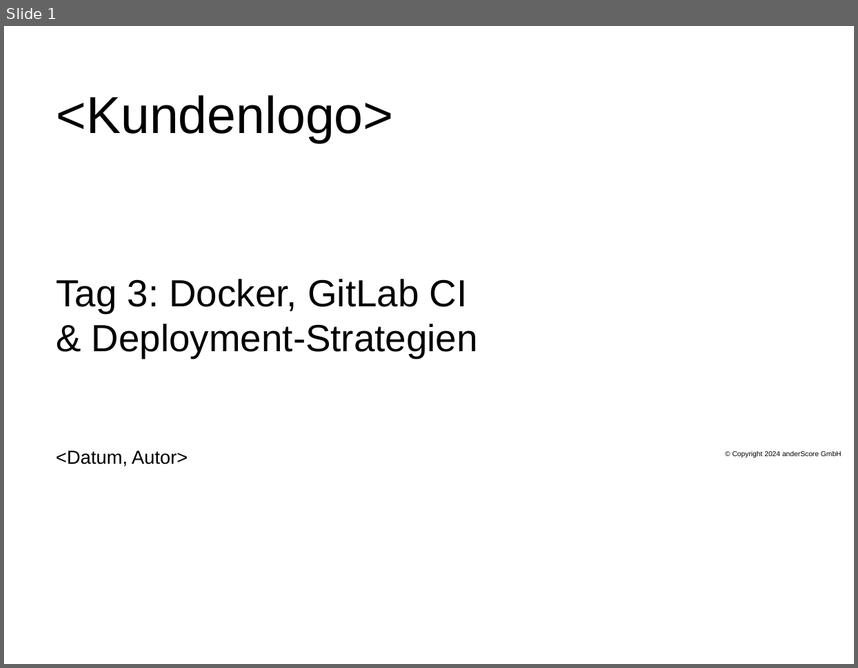
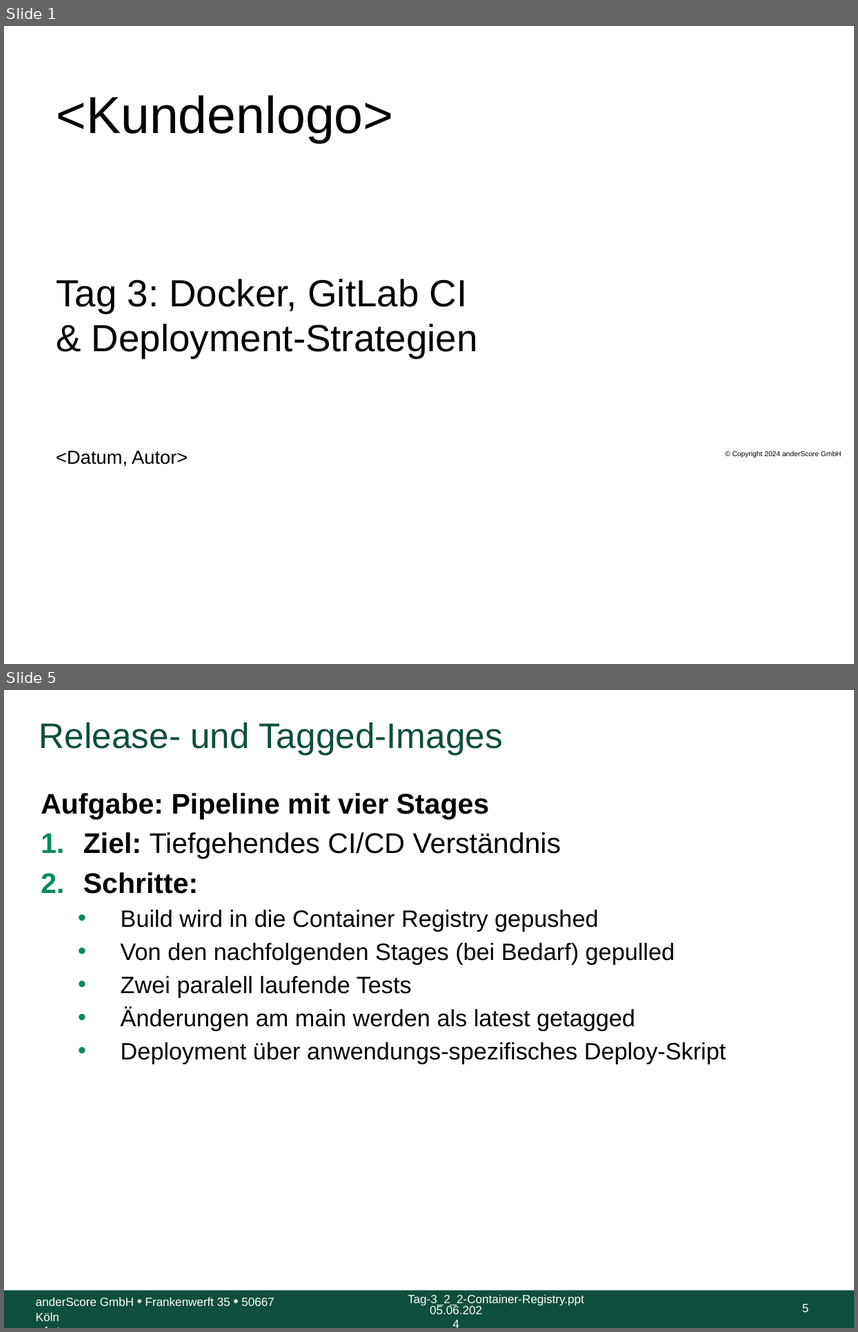
Before and after one commit to anderscore-gmbh/gitlab, a slide deck: slides/Tag-3_5-Abschluss.pptx. Shown one above the other, each under a label of ours: slide 1 before the commit, slides 1 and 5 after it; the slides between them are not shown. The pictures are 858x668 and 858x1332 pixels, drawn with LibreOffice and Linux fonts; fonts in the diff are those of the drawing; background and template pictures are left out. Boxes give left, top, right and bottom in pixels: in the first picture for what was removed or moved away, otherwise in the second. Text is boxed around its words. In the diff, an @@ line names an element or a change of style, - is before the commit and + after.

```diff
--- a/slides/Tag-3_5-Abschluss.pptx
+++ b/slides/Tag-3_5-Abschluss.pptx
@@ slide 5 added at box(4, 690, 854, 1328), background #FFFFFF @@
@@ title added at box(39, 722, 503, 755), 30 pt, text #0D4F3C @@
+Release- und Tagged-Images
@@ text added at box(41, 793, 726, 1063), 20 pt, text #000000 @@
+Aufgabe: Pipeline mit vier Stages
+1. Ziel: Tiefgehendes CI/CD Verständnis
+2. Schritte:
+  • Build wird in die Container Registry gepushed
+  • Von den nachfolgenden Stages (bei Bedarf) gepulled
+  • Zwei paralell laufende Tests
+  • Änderungen am main werden als latest getagged
+  • Deployment über anwendungs-spezifisches Deploy-Skript
@@ rectangle added at box(4, 1290, 854, 1328), fill #0D4F3C @@
@@ text added at box(36, 1297, 274, 1321), 10 pt, text #FFFFFF @@
+anderScore GmbH • Frankenwerft 35 • 50667 Köln
+<Autor>
@@ text added at box(408, 1294, 584, 1305), 10 pt, text #FFFFFF @@
+Tag-3_2_2-Container-Registry.ppt
@@ text added at box(430, 1304, 482, 1314), 10 pt, text #FFFFFF @@
+05.06.2024
@@ page number added at box(802, 1303, 809, 1312), 10 pt, text #FFFFFF @@
+5
```
Also in this commit, not shown: 3 slides changed, 5 other slides added, 1 other file.
